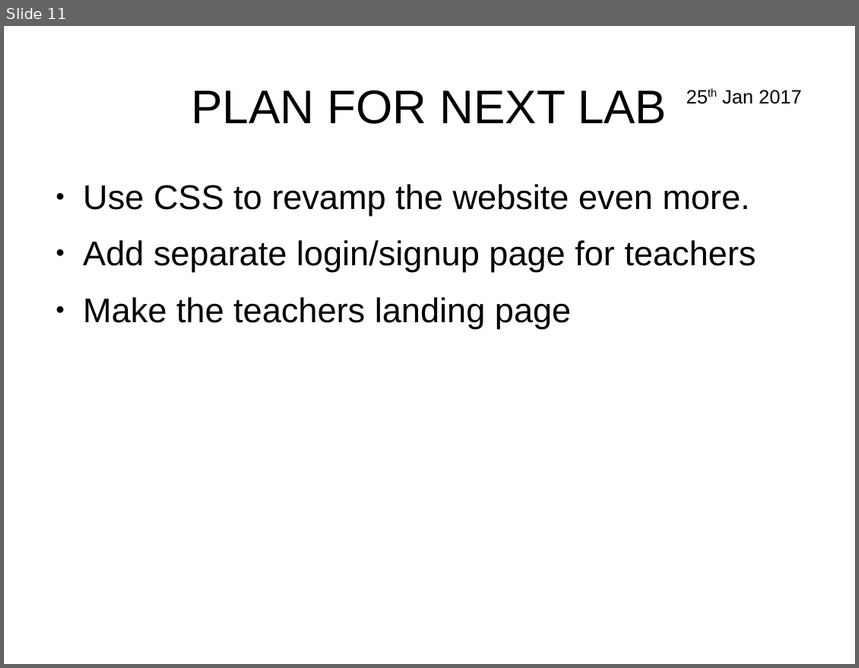
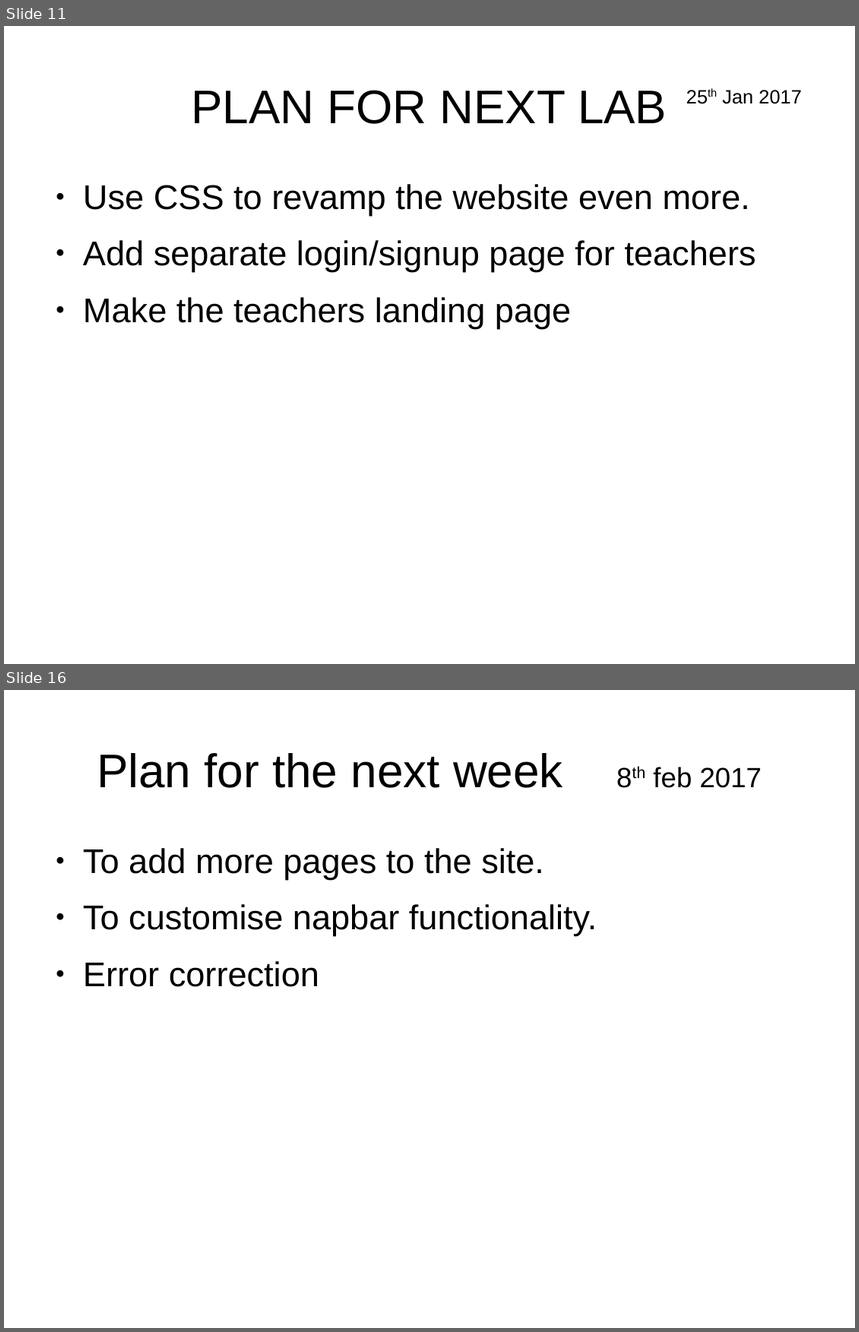
Before and after one commit to pandusonu2/WebTech, a slide deck: Presentation.odp. Shown one above the other, each under a label of ours: slide 11 before the commit, slides 11 and 16 after it; the slides between them are not shown. The pictures are 859x668 and 859x1332 pixels, drawn with LibreOffice and Linux fonts; fonts in the diff are those of the drawing. Boxes give left, top, right and bottom in pixels: in the first picture for what was removed or moved away, otherwise in the second. Text is boxed around its words. In the diff, an @@ line names an element or a change of style, - is before the commit and + after.

Commit message:
updated file : presentation.odp made changes in ppt. for the week 3

```diff
--- a/Presentation.odp
+++ b/Presentation.odp
@@ slide 16 added at (4,690,855,1328), background #FFFFFF @@
@@ title added at (97,753,762,788), 44 pt, text #000000 @@
+Plan for the next week 8th feb 2017
@@ text added at (83,848,597,987), 32 pt, text #000000 @@
+● To add more pages to the site.
+● To customise napbar functionality.
+● Error correction
```
Also in this commit, not shown: 4 other slides added.
